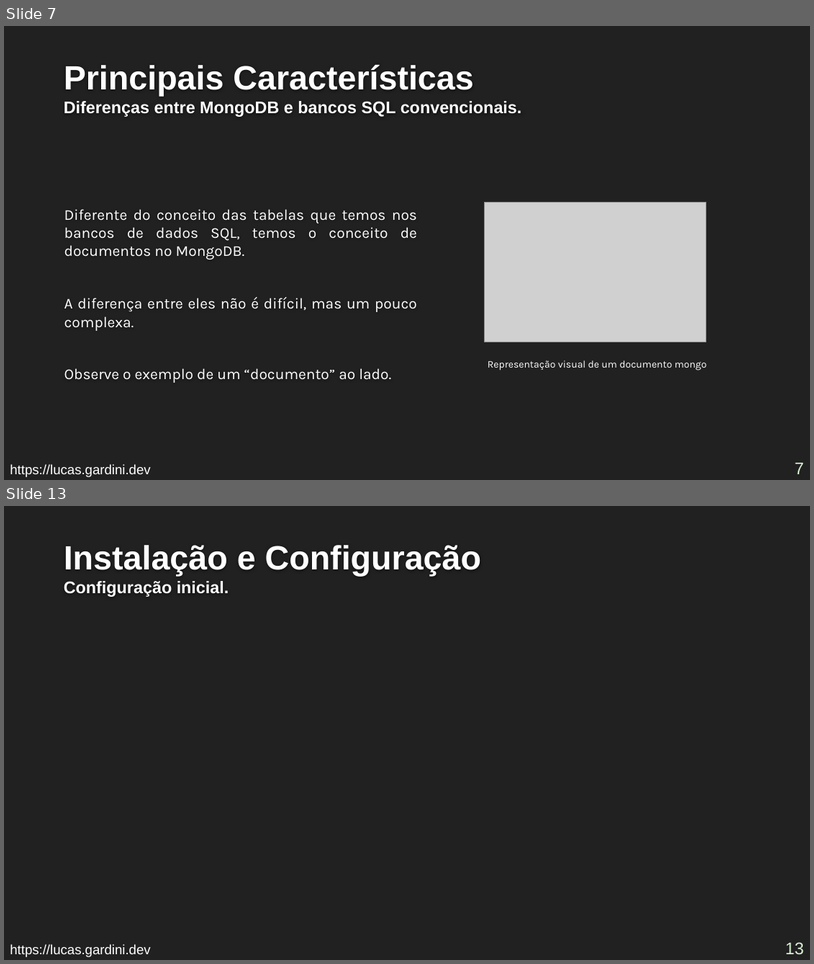
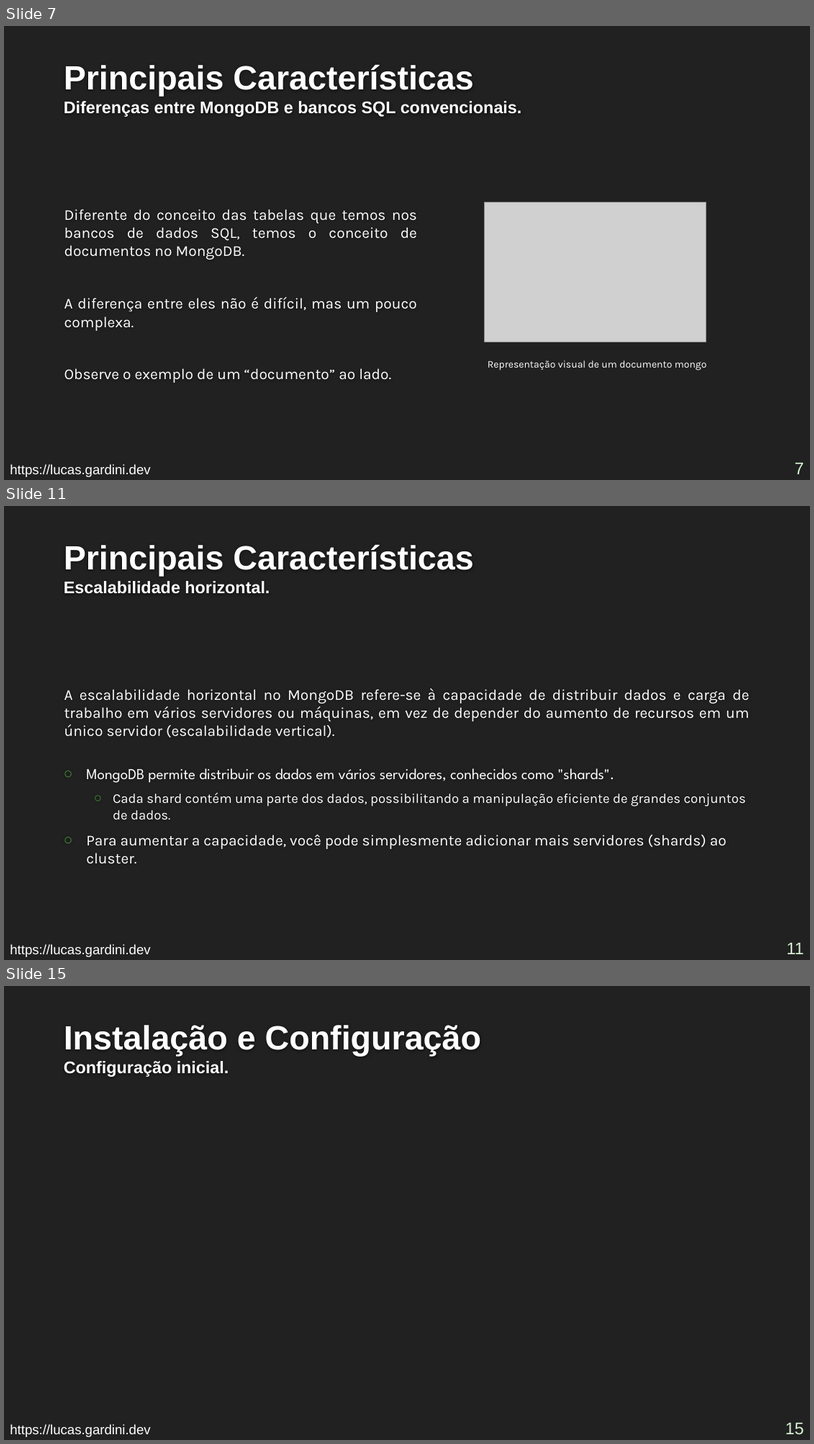
Before and after one commit to Lucas-Gardini/IFSP-ADS-BD2, a slide deck: mongodb/minicurso-mongodb.pptx. Shown one above the other, each under a label of ours: slides 7 and 13 before the commit, slides 7, 11 and 15 after it; the slides between them are not shown. The pictures are 814x964 and 814x1444 pixels, drawn with LibreOffice and Linux fonts; fonts in the diff are those of the drawing; grey boxes stand for pictures; background and template pictures are left out. Boxes give left, top, right and bottom in pixels: in the first picture for what was removed or moved away, otherwise in the second. Text is boxed around its words. In the diff, an @@ line names an element or a change of style, - is before the commit and + after.

```diff
--- a/mongodb/minicurso-mongodb.pptx
+++ b/mongodb/minicurso-mongodb.pptx
@@ slide 11 added at box(4, 506, 810, 960), background #212121 @@
@@ title added at box(64, 544, 473, 593), 40 pt, text #FEFEFE, bold @@
+Principais Características
+Escalabilidade horizontal.
@@ text added at box(64, 688, 749, 737), 18 pt, text #FFFFFF @@
+A escalabilidade horizontal no MongoDB refere-se à capacidade de distribuir dados e carga de trabalho em vários servidores ou máquinas, em vez de depender do aumento de recursos em um único servidor (escalabilidade vertical).
@@ text added at box(86, 768, 746, 864), 18 pt, text #FFFFFF @@
+○ MongoDB permite distribuir os dados em vários servidores, conhecidos como "shards".
+  ○ Cada shard contém uma parte dos dados, possibilitando a manipulação eficiente de grandes conjuntos de dados.
+○ Para aumentar a capacidade, você pode simplesmente adicionar mais servidores (shards) ao cluster.
@@ text added at box(10, 944, 150, 957), 16 pt, text #FFFFFF @@
+https://lucas.gardini.dev
@@ page number added at box(787, 942, 804, 954), 20 pt, text #D6F0D1 @@
+11
@@ what was slide 13 is now slide 15 @@
@@ page number at box(786, 1422, 805, 1434): text changed @@
-13
+15
```
Also in this commit, not shown: 6 slides changed, 1 other slide added, 1 other file.
